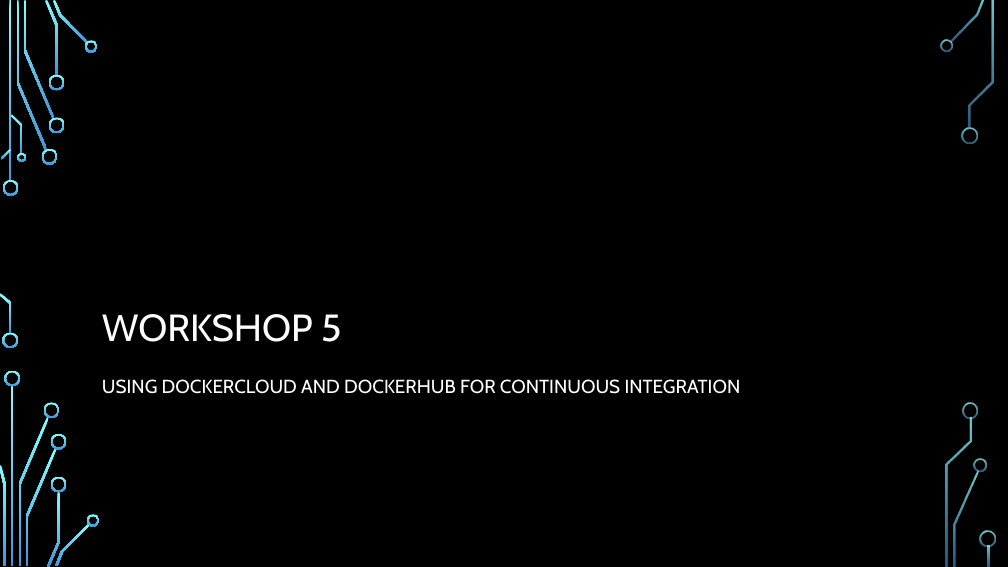
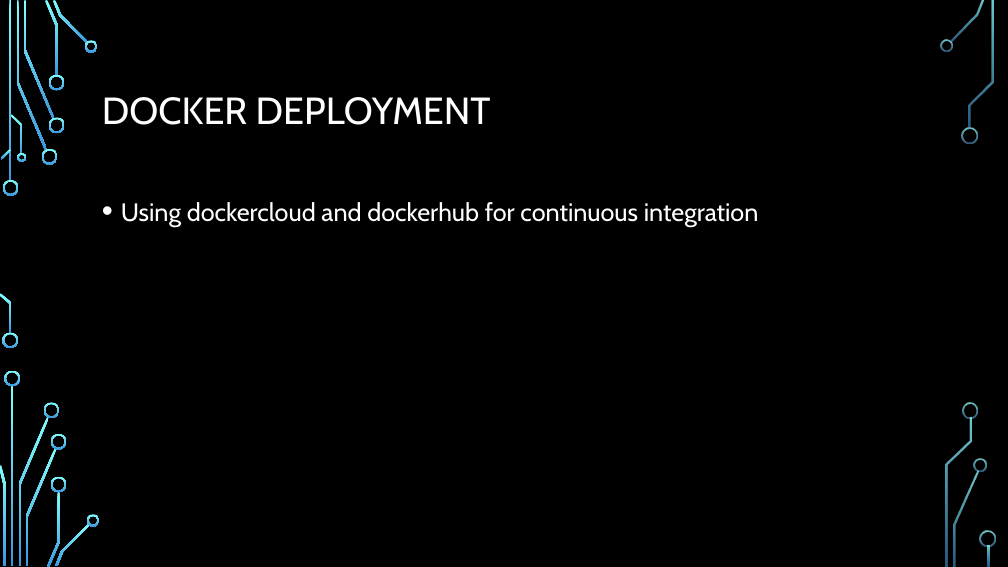
Before and after one commit to ksalihcavusoglu/nurddockertraining, a slide deck: slide 30 of DOCKER 101.pptx (slide 29 before the commit). Drawn at 1008x567 pixels with LibreOffice and Linux fonts; fonts in the diff are those of the drawing; background and template pictures are left out. Boxes give left, top, right and bottom in pixels: in the first picture for what was removed or moved away, otherwise in the second. Text is boxed around its words. In the diff, an @@ line names an element or a change of style, - is before the commit and + after.

```diff
--- a/DOCKER 101.pptx
+++ b/DOCKER 101.pptx
@@ title added at (102, 97, 491, 125), 36 pt, text #FFFFFF @@
+DOCKER DEPLOYMENT
@@ text at (121, 202, 759, 227): text changed; size 18 to 24 pt @@
-USING DOCKERCLOUD AND DOCKERHUB FOR CONTINUOUS INTEGRATION
+• Using dockercloud and dockerhub for continuous integration
@@ title removed at (102, 314, 341, 342) @@
-WORKSHOP 5
```
Also in this commit, not shown: 13 other slides changed, 6 slides added, 4 slides removed, 30 other files.
